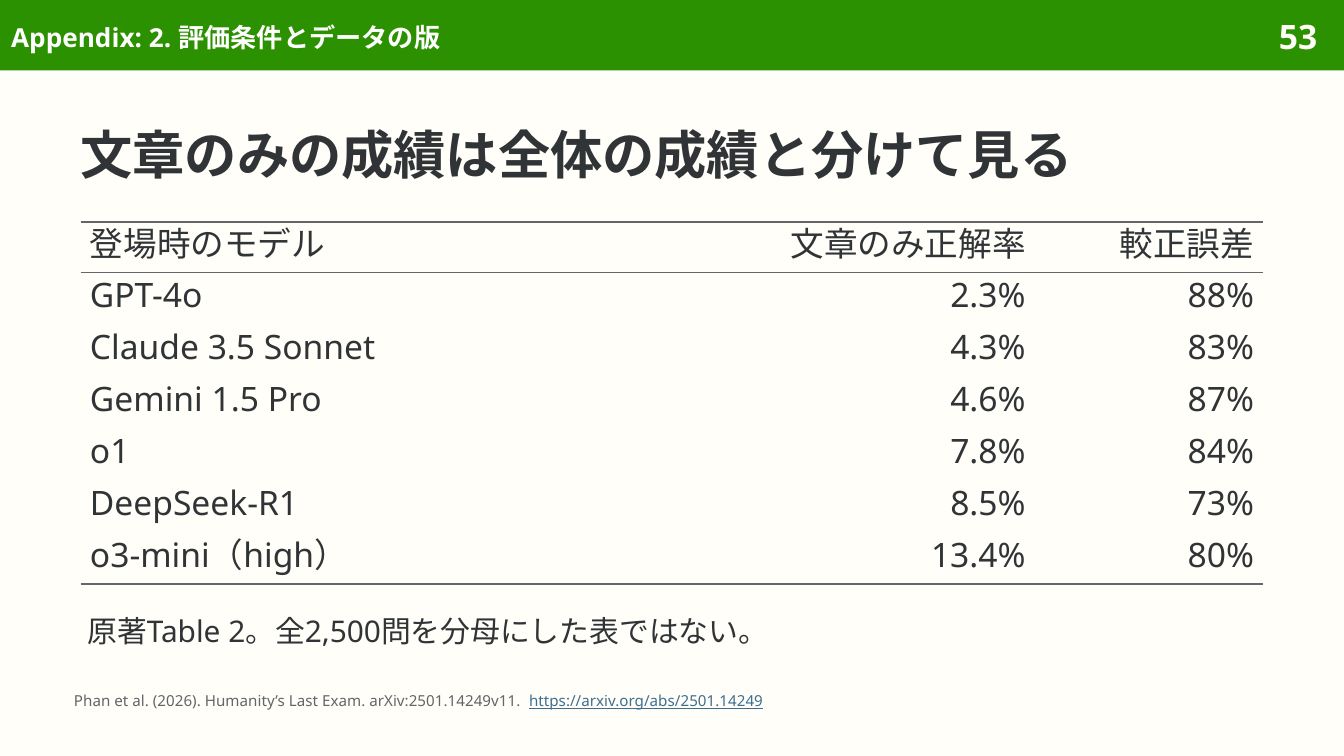
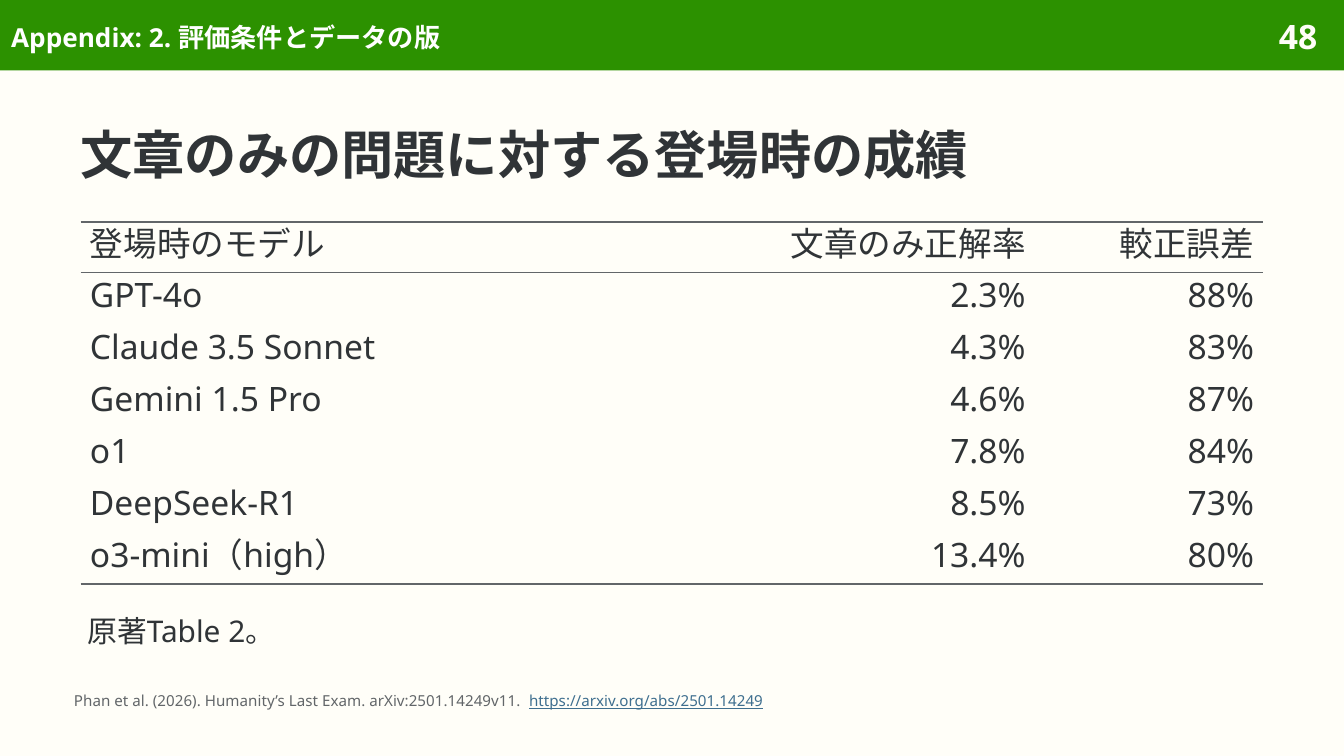
Before and after one commit to sasakiy84/datasets-in-10-minutes, a slide deck: slide 48 of slides/datasets-in-10-minutes-hle.pptx (slide 53 before the commit). Drawn at 1344x756 pixels with LibreOffice and Linux fonts; fonts in the diff are those of the drawing. Boxes give left, top, right and bottom in pixels: in the first picture for what was removed or moved away, otherwise in the second. Text is boxed around its words. In the diff, an @@ line names an element or a change of style, - is before the commit and + after.

```diff
--- a/slides/datasets-in-10-minutes-hle.pptx
+++ b/slides/datasets-in-10-minutes-hle.pptx
@@ page number at [1279,24,1317,50]: text changed @@
-53
+48
@@ title at [81,129,968,179]: text changed @@
-文章のみの成績は全体の成績と分けて見る
+文章のみの問題に対する登場時の成績
@@ text at [87,617,275,645]: text changed @@
-原著Table 2。全2,500問を分母にした表ではない。
+原著Table 2。
```
Also in this commit, not shown: 30 other slides changed, 8 slides removed, 4 other files.
